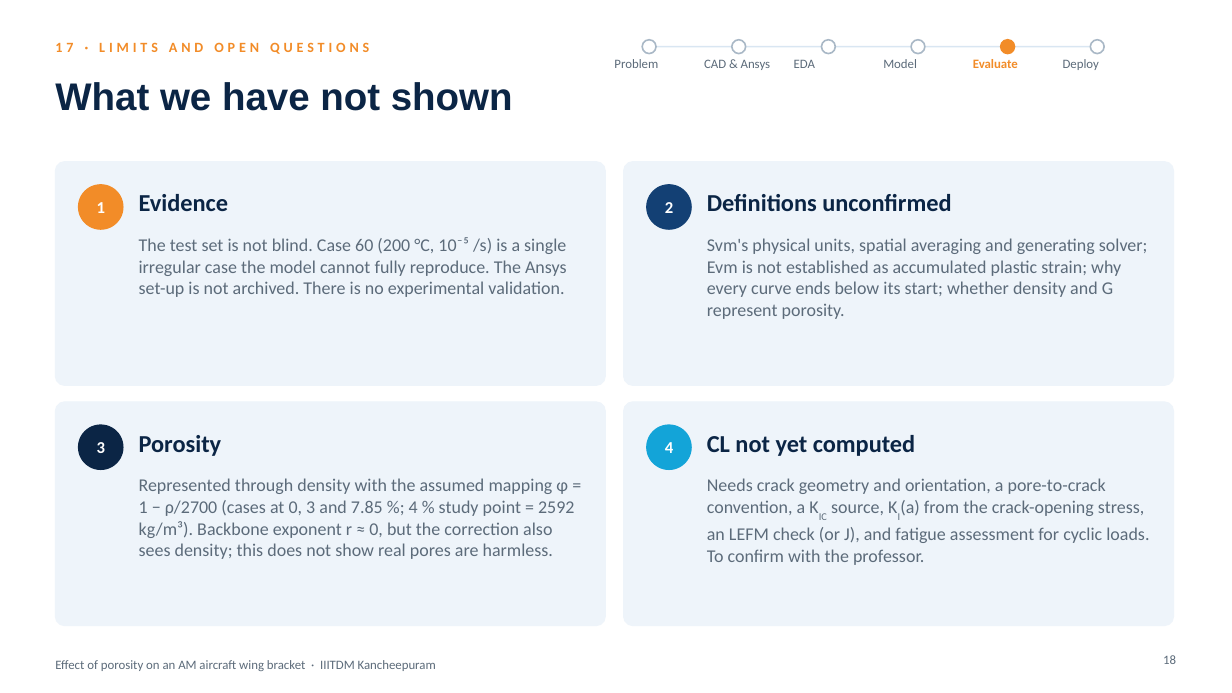
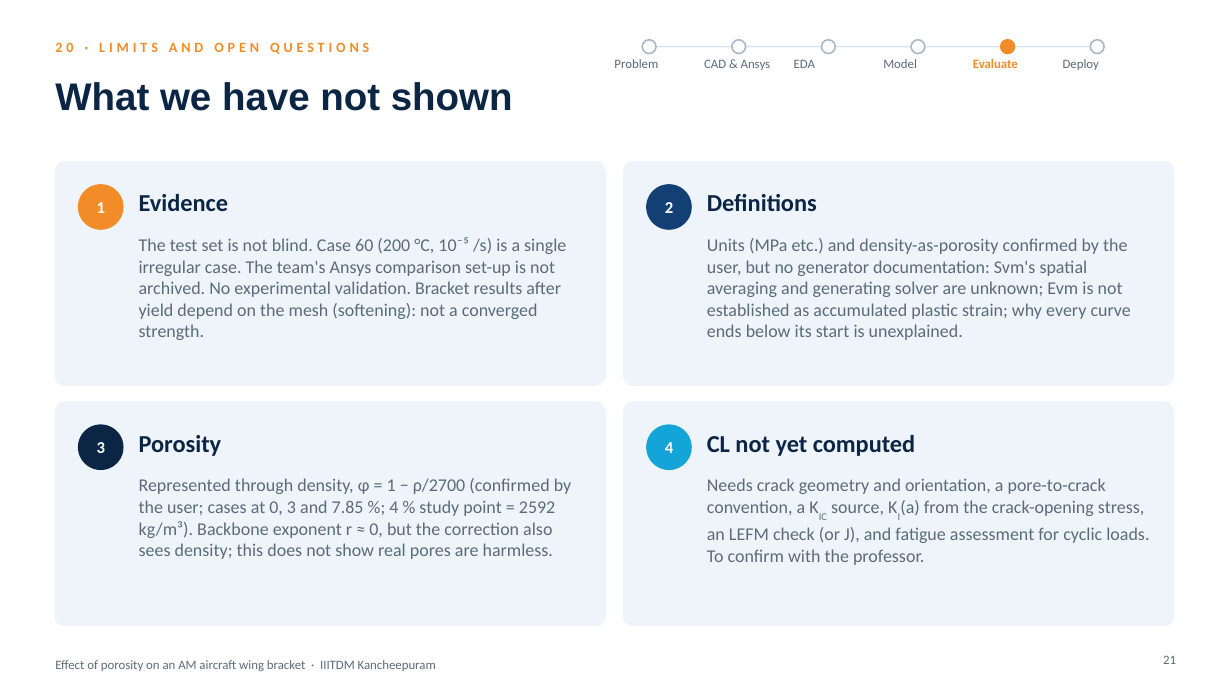
Before and after one commit to SaravananRamar06/MMM-ML, a slide deck: slide 21 of presentation/Final Presentation - Porosity in an AM Wing Bracket (corrected).pptx (slide 18 before the commit). Drawn at 1232x693 pixels with LibreOffice and Linux fonts; fonts in the diff are those of the drawing. Boxes give left, top, right and bottom in pixels: in the first picture for what was removed or moved away, otherwise in the second. Text is boxed around its words. In the diff, an @@ line names an element or a change of style, - is before the commit and + after.

```diff
--- a/presentation/Final Presentation - Porosity in an AM Wing Bracket (corrected).pptx
+++ b/presentation/Final Presentation - Porosity in an AM Wing Bracket (corrected).pptx
@@ text at <box>55,42,369,54</box>: text changed @@
-17 · LIMITS AND OPEN QUESTIONS
+20 · LIMITS AND OPEN QUESTIONS
@@ text at <box>707,194,817,211</box>: text changed @@
-Definitions unconfirmed
+Definitions
@@ text at <box>139,237,566,340</box>: text changed @@
-The test set is not blind. Case 60 (200 °C, 10⁻⁵ /s) is a single irregular case the model cannot fully reproduce. The Ansys set-up is not archived. There is no experimental validation.
+The test set is not blind. Case 60 (200 °C, 10⁻⁵ /s) is a single irregular case. The team's Ansys comparison set-up is not archived. No experimental validation. Bracket results after yield depend on the mesh (softening): not a converged strength.
@@ text at <box>707,238,1131,340</box>: text changed @@
-Svm's physical units, spatial averaging and generating solver; Evm is not established as accumulated plastic strain; why every curve ends below its start; whether density and G represent porosity.
+Units (MPa etc.) and density-as-porosity confirmed by the user, but no generator documentation: Svm's spatial averaging and generating solver are unknown; Evm is not established as accumulated plastic strain; why every curve ends below its start is unexplained.
@@ text at <box>139,478,572,559</box>: text changed @@
-Represented through density with the assumed mapping φ = 1 − ρ/2700 (cases at 0, 3 and 7.85 %; 4 % study point = 2592 kg/m³). Backbone exponent r ≈ 0, but the correction also sees density; this does not show real pores are harmless.
+Represented through density, φ = 1 − ρ/2700 (confirmed by the user; cases at 0, 3 and 7.85 %; 4 % study point = 2592 kg/m³). Backbone exponent r ≈ 0, but the correction also sees density; this does not show real pores are harmless.
@@ page number at <box>1163,655,1176,664</box>: text changed @@
-18
+21
```
Also in this commit, not shown: 9 other slides changed, 3 slides added, 3 other files.
